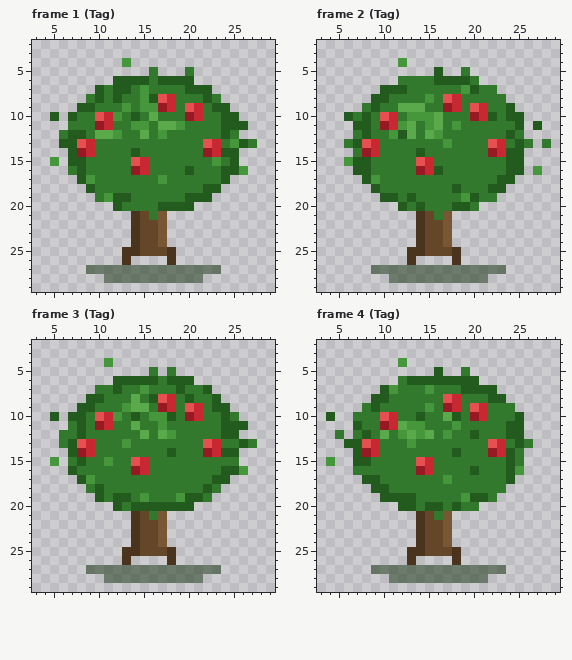
Two versions of one pixel-art file, apps/game/assets/ground/berry-bush.aseprite. The picture above was drawn from the file before the commit.
32x32 pixels, 8 frames. Shown: frame 1 (Tag): x 3..29, y 2..29; frame 2 (Tag): x 3..29, y 2..29; frame 3 (Tag): x 3..29, y 2..29; frame 4 (Tag): x 3..29, y 2..29. The commit also changed other frames, which this record leaves out.
The same view after the edit:
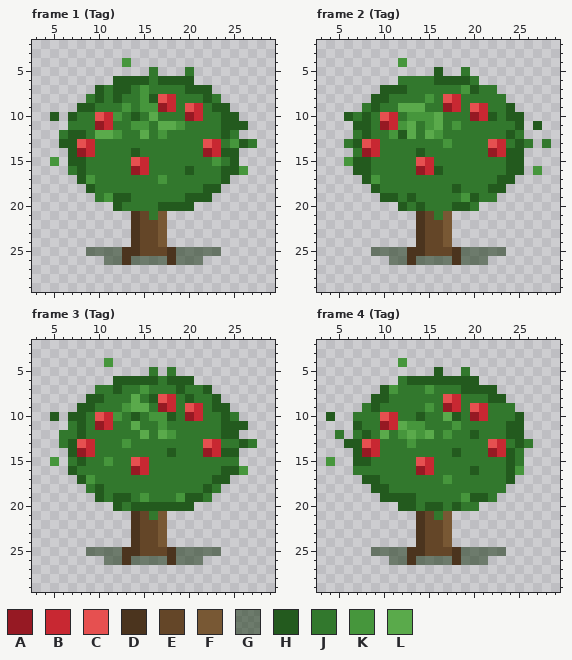
Palette (. is transparent): A #961923  B #c82832  C #e65050  D #4b341e  E #644628  F #785834  G #1e37198c  H #235a1e  J #32782d  K #46963c  L #5aaa4b
Diff:
Frame 1 (Tag):
The edit adds colour G in row 25 at x 9 to 12 and 19 to 23; in row 26 at x 11 to 12, 14 to 17 and 19 to 21.
The edit erases colour G in row 27 at x 9 to 23; in row 28 at x 11 to 21.
Frame 2 (Tag): the same change as frame 1 (Tag)
Frame 3 (Tag): the same change as frame 1 (Tag)
Frame 4 (Tag): the same change as frame 1 (Tag)
Changed places in both pictures, as pixel boxes (x1, y1, x2, y2):
changed: (86, 247, 221, 283)
changed: (371, 247, 506, 283)
changed: (86, 547, 221, 583)
changed: (371, 547, 506, 583)
